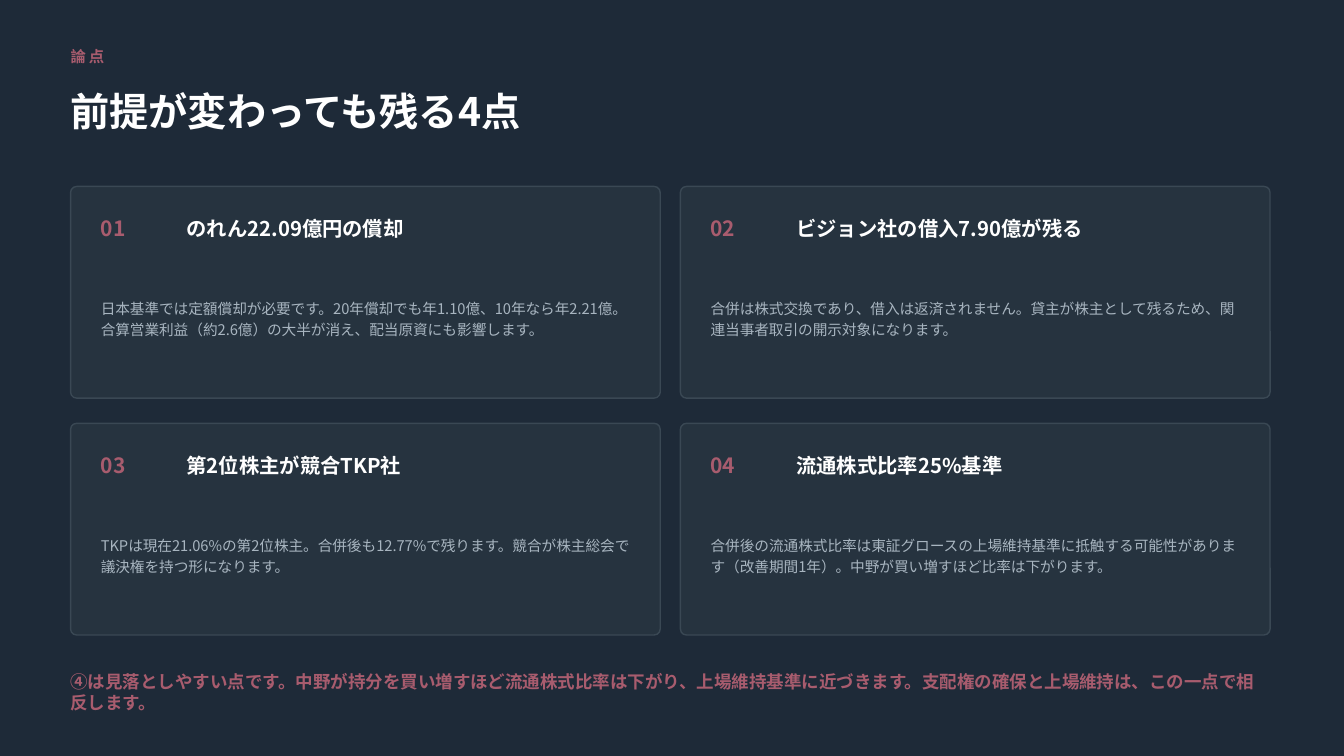
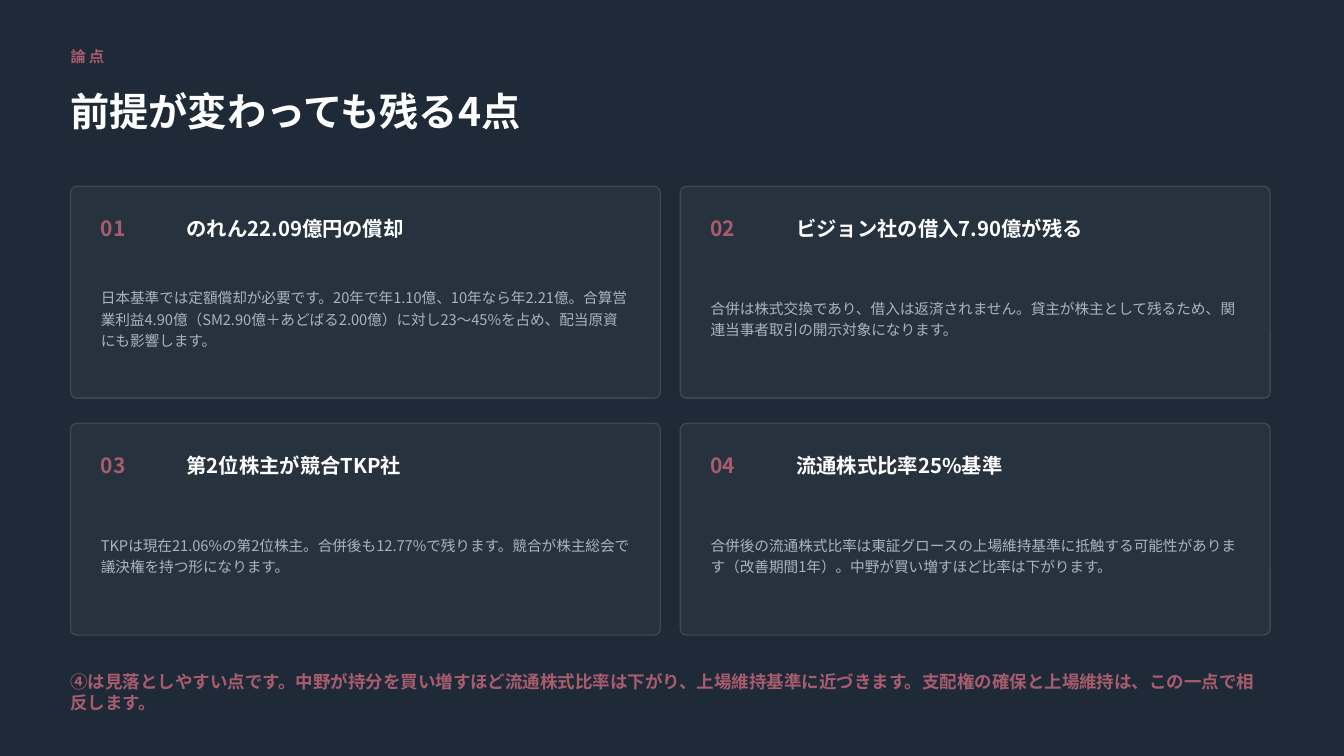
Before and after one commit to nakano-winebank/wine-auction, a slide deck: slide 9 of adval-mbo/スペースマーケット社合併提案_検討_20260923.pptx (slide 8 before the commit). Drawn at 1344x756 pixels with LibreOffice and Linux fonts; fonts in the diff are those of the drawing. Boxes give left, top, right and bottom in pixels: in the first picture for what was removed or moved away, otherwise in the second. Text is boxed around its words. In the diff, an @@ line names an element or a change of style, - is before the commit and + after.

```diff
--- a/adval-mbo/スペースマーケット社合併提案_検討_20260923.pptx
+++ b/adval-mbo/スペースマーケット社合併提案_検討_20260923.pptx
@@ text at <box>101,291,627,347</box>: text changed @@
-日本基準では定額償却が必要です。20年償却でも年1.10億、10年なら年2.21億。合算営業利益（約2.6億）の大半が消え、配当原資にも影響します。
+日本基準では定額償却が必要です。20年で年1.10億、10年なら年2.21億。合算営業利益4.90億（SM2.90億＋あどばる2.00億）に対し23〜45%を占め、配当原資にも影響します。
```
Also in this commit, not shown: 5 other slides changed, 1 slide added, 2 other files.
